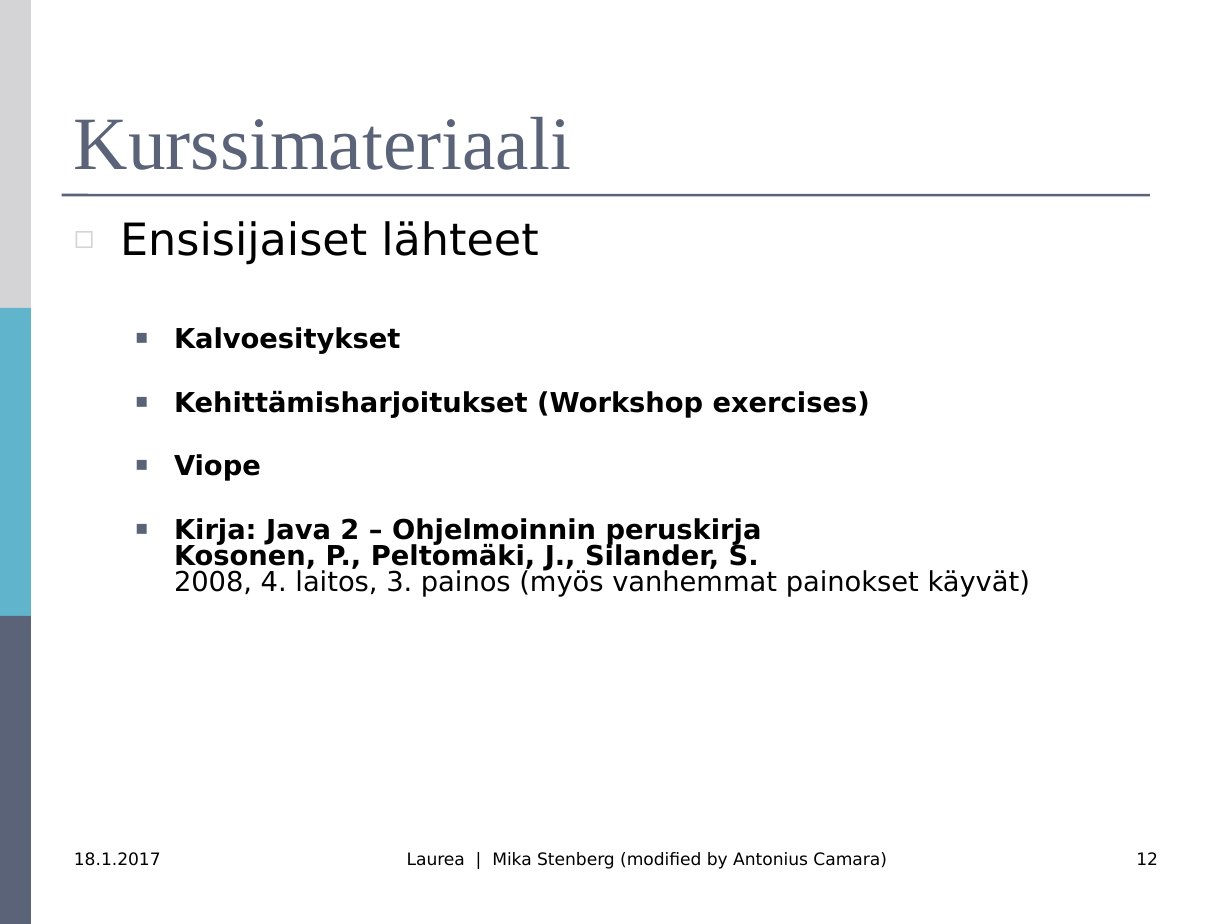
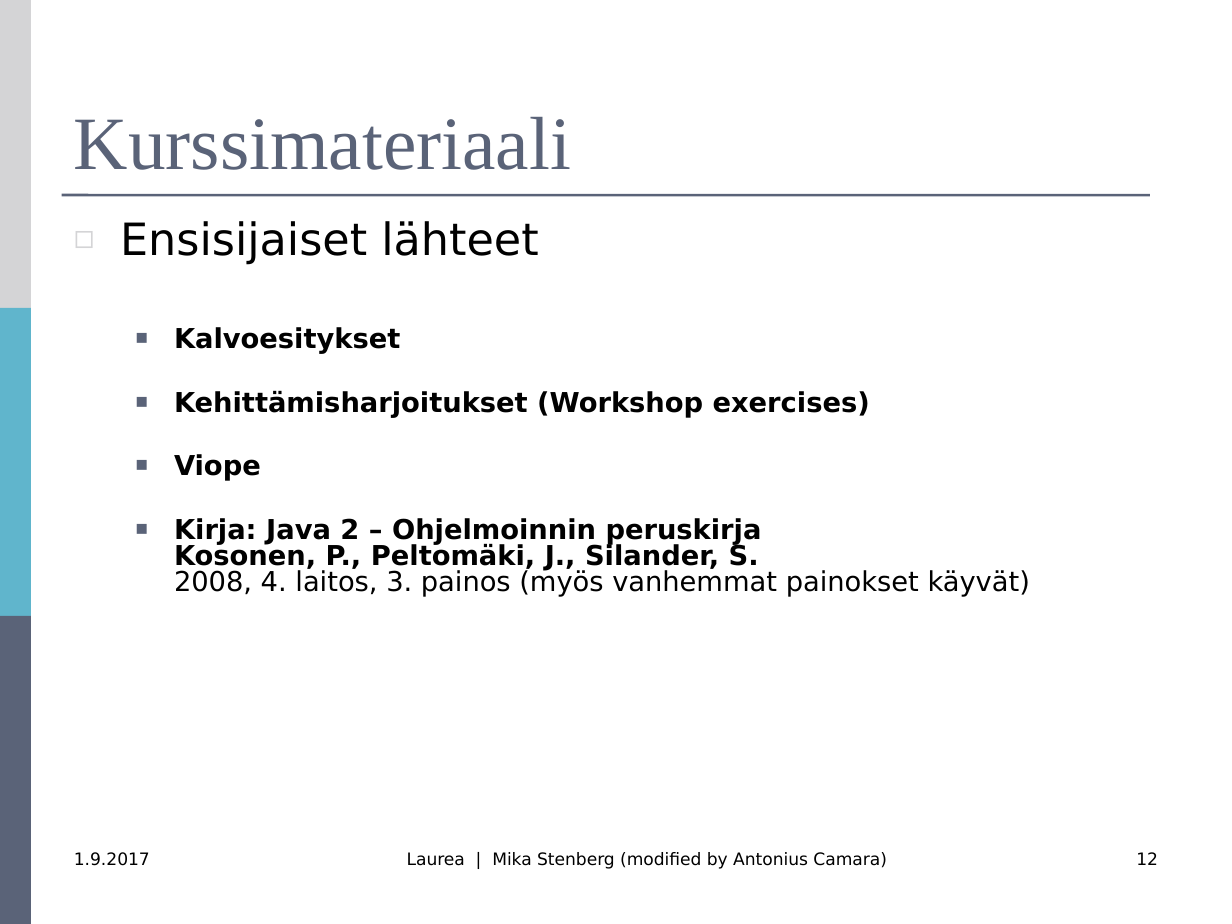
Before and after one commit to mjstenbe/OO_2017, a slide deck: slide 12 of Lecture materials (Antonius)/R0027-Luento-1-Intro.pptx. Drawn at 1232x924 pixels with LibreOffice and Linux fonts; fonts in the diff are those of the drawing. Boxes give left, top, right and bottom in pixels: in the first picture for what was removed or moved away, otherwise in the second. Text is boxed around its words. In the diff, an @@ line names an element or a change of style, - is before the commit and + after.

```diff
--- a/Lecture materials (Antonius)/R0027-Luento-1-Intro.pptx
+++ b/Lecture materials (Antonius)/R0027-Luento-1-Intro.pptx
@@ text at [74, 852, 150, 866]: text changed @@
-18.1.2017
+1.9.2017
```
Also in this commit, not shown: 7 other slides changed, 3 other files.
